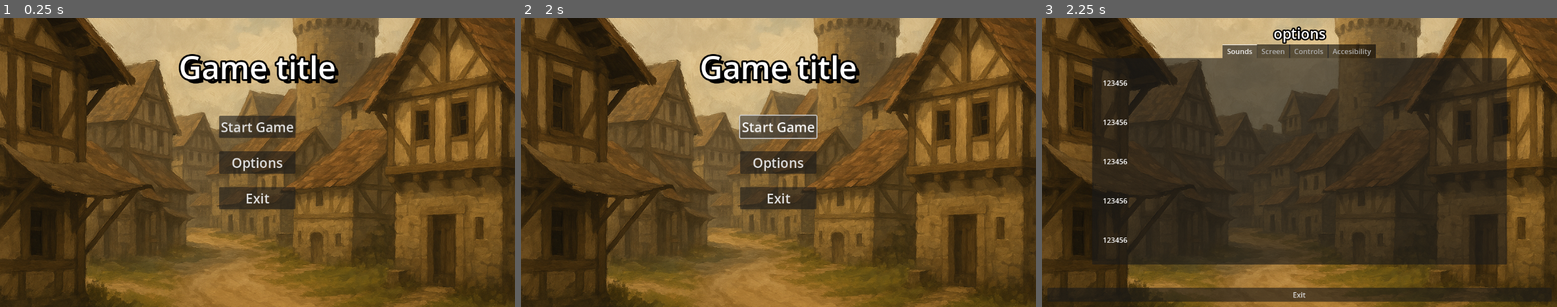
Above: before the commit, frames 1-3 (left to right).
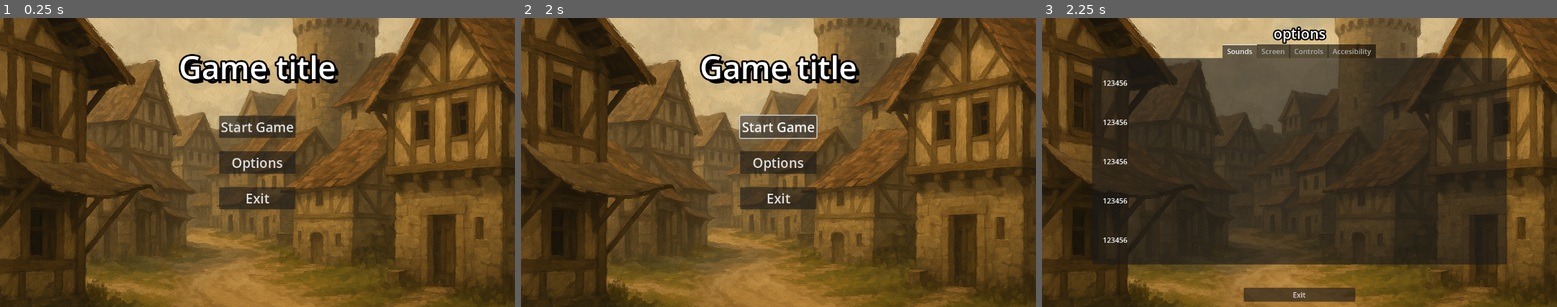
Above: after the commit, the same moments.

Repository: Kelvinbex2/Proyecto_final
Game: Godot game, scene res://scene/ui/main_menu.tscn
The game is run twice, just before and just after one commit, with the same random seed, the same clock (stepped at 60 frames per second) and the same inputs.
Inputs:
- Up to frame 1 (0.25 s): no input
- Up to frame 2 (2 s): click "Start Game" at 0.5 s; click "Start Game" at 1.25 s
- Up to frame 3 (2.25 s): click "Options" at 2 s

Frames 1-2 are identical in both runs. In frame 3, 2.8% of the frame differs, in the area x 1-99%, y 93-99%.

Commit message:
fin screen

Diff:
--- a/proyexto_final/scene/ui/option_menu/option_display.tscn
+++ b/proyexto_final/scene/ui/option_menu/option_display.tscn
@@ -19,6 +19,7 @@
 layout_mode = 2
 theme_override_font_sizes/font_size = 27
 text = "Base"
+vertical_alignment = 1
 
 [node name="VSeparator" type="VSeparator" parent="HBoxContainer"]
 layout_mode = 2
--- a/proyexto_final/scene/ui/option_menu/option_menu.tscn
+++ b/proyexto_final/scene/ui/option_menu/option_menu.tscn
@@ -47,6 +47,8 @@
 size_flags_vertical = 3
 
 [node name="btnExit" type="Button" parent="MarginContainer/VBoxContainer"]
+custom_minimum_size = Vector2(250, 0)
 layout_mode = 2
-size_flags_vertical = 8
+size_flags_horizontal = 4
+size_flags_vertical = 4
 text = "Exit"
--- a/proyexto_final/scene/ui/option_menu/resolution_mode_button.tscn
+++ b/proyexto_final/scene/ui/option_menu/resolution_mode_button.tscn
@@ -1,5 +1,18 @@
-[gd_scene load_steps=2 format=3 uid="uid://cej3al7s4tact"]
+[gd_scene load_steps=4 format=3 uid="uid://cej3al7s4tact"]
 
 [ext_resource type="PackedScene" uid="uid://3t1oiw5ghmpx" path="res://scene/ui/option_menu/option_display.tscn" id="1_8m5au"]
+[ext_resource type="Script" uid="uid://63s0of8rj3va" path="res://scene/ui/script_ui/resolution_mode_button.gd" id="2_f5use"]
+
+[sub_resource type="GDScript" id="GDScript_8m5au"]
+script/source = "extends Label
+"
 
 [node name="resolution_mode_button" instance=ExtResource("1_8m5au")]
+script = ExtResource("2_f5use")
+
+[node name="HBoxContainer" parent="." index="0"]
+theme_override_constants/separation = 180
+
+[node name="Label" parent="HBoxContainer" index="0"]
+text = "Resolution"
+script = SubResource("GDScript_8m5au")
--- a/proyexto_final/scene/ui/option_menu/setting_con.tscn
+++ b/proyexto_final/scene/ui/option_menu/setting_con.tscn
@@ -1,7 +1,8 @@
-[gd_scene load_steps=4 format=3 uid="uid://bobpnselo58tr"]
+[gd_scene load_steps=5 format=3 uid="uid://bobpnselo58tr"]
 
 [ext_resource type="PackedScene" uid="uid://b43rw8w8u0q2p" path="res://scene/ui/option_menu/hot_key_button.tscn" id="1_0apct"]
 [ext_resource type="PackedScene" uid="uid://ctcf50c4nna16" path="res://scene/ui/option_menu/window_mode_button.tscn" id="1_yowwx"]
+[ext_resource type="PackedScene" uid="uid://cej3al7s4tact" path="res://scene/ui/option_menu/resolution_mode_button.tscn" id="2_8320r"]
 
 [sub_resource type="StyleBoxEmpty" id="StyleBoxEmpty_ueeni"]
 
@@ -90,8 +91,12 @@
 
 [node name="VBoxContainer" type="VBoxContainer" parent="TabContainer/Screen/MarginContainer/ScrollContainer"]
 layout_mode = 2
+theme_override_constants/separation = 103
 
 [node name="window_mode_button" parent="TabContainer/Screen/MarginContainer/ScrollContainer/VBoxContainer" instance=ExtResource("1_yowwx")]
+layout_mode = 2
+
+[node name="resolution_mode_button" parent="TabContainer/Screen/MarginContainer/ScrollContainer/VBoxContainer" instance=ExtResource("2_8320r")]
 layout_mode = 2
 
 [node name="Controls" type="TabBar" parent="TabContainer"]
--- /dev/null
+++ b/proyexto_final/scene/ui/script_ui/resolution_mode_button.gd
@@ -0,0 +1,20 @@
+extends Control
+
+const RESOLU_DIC : Dictionary = {
+	"1152 x 648": Vector2i(1152,648),
+	"1280 x 720": Vector2i(1280,720),
+	"1680×1050": Vector2i(1680,1050),
+	"1920 x 1080": Vector2i(1920,1080)
+}
+@onready var option_button: OptionButton = $HBoxContainer/OptionButton
+
+func _ready() -> void:
+	option_button.item_selected.connect(on_resolution_selected)
+	add_resolution_item()
+
+func add_resolution_item()-> void:
+	for resolution in RESOLU_DIC:
+		option_button.add_item(resolution)
+
+func on_resolution_selected(index : int) -> void	:
+	DisplayServer.window_set_size(RESOLU_DIC.values()[index])
--- a/proyexto_final/scene/ui/script_ui/window_mode_button.gd
+++ b/proyexto_final/scene/ui/script_ui/window_mode_button.gd
@@ -1,6 +1,6 @@
 extends Control
 
-const WINDOW_MODE_ARRAY : Array[String] = [
+const WINDOW_MODE_SELECT : Array[String] = [
 	"Full-Screen",
 	"Window Mode",
 	"Borderless Window",
@@ -16,7 +16,7 @@
 
 
 func add_window_mode_item()-> void:
-	for mode in WINDOW_MODE_ARRAY:
+	for mode in WINDOW_MODE_SELECT:
 		option_button.add_item(mode)
 
 
Not shown, added: proyexto_final/scene/ui/script_ui/resolution_mode_button.gd.uid
